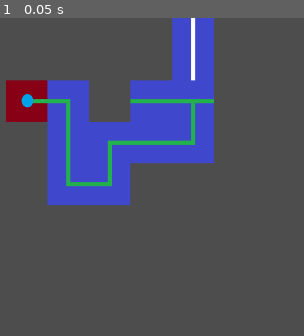
Above: before the commit, frame 1.
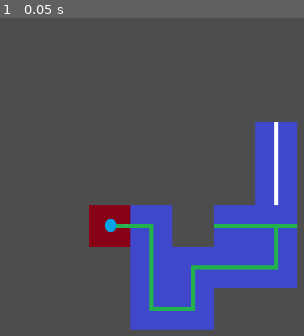
Above: after the commit, the same moment.

Repository: sjgillGit/GWJ-72
Game: Godot game, scene res://Scenes/pipe_puzzle.tscn
Same seed, same stepped clock (60 frames per second), same inputs: the game is played once before the commit and once after it. This scene is started directly instead of the project's main scene.
Inputs:
- Up to frame 1 (0.05 s): no input

The runs differ from the first frame. In frame 1, 42% of the frame differs, in the area x 1-98%, y 0-99%.

Commit message:
Fixed gitignore

Diff:
--- a/Scripts/pipe_puzzle.gd
+++ b/Scripts/pipe_puzzle.gd
@@ -18,21 +18,21 @@
 	pipes[1][2] = $Pipe_L2
 	pipes[1][3] = $PipeVert
 	pipes[1][4] = $Pipe_L4
+	pipes[2][3] = $PipeL
 	pipes[2][4] = $Pipe_L3
-	pipes[2][3] = $PipeL
+	pipes[3][2] = $PipeHor2
 	pipes[3][3] = $PipeHor
+	pipes[4][0] = $PipeVert4
+	pipes[4][1] = $PipeVert3
+	pipes[4][2] = $PipeT
 	pipes[4][3] = $Pipe_L32
-	pipes[3][2] = $PipeHor2
-	pipes[4][1] = $PipeVert3
-	pipes[4][0] = $PipeVert4
-	pipes[4][2] = $PipeT
 	###   Puzzle layout is here   ###
 
 	for i in range(5):
 		for j in range(5):
 			if pipes[i][j] is Pipe:
-				pipes[i][j].position.x = i*100 + 100
-				pipes[i][j].position.y = j*100
+				pipes[i][j].position.x = i*100 + 300
+				pipes[i][j].position.y = j*100 + 300
 				pipes[i][j].position_in_puzzle[0] = i
 				pipes[i][j].position_in_puzzle[1] = j
 
Not shown, changed: .gitignore
